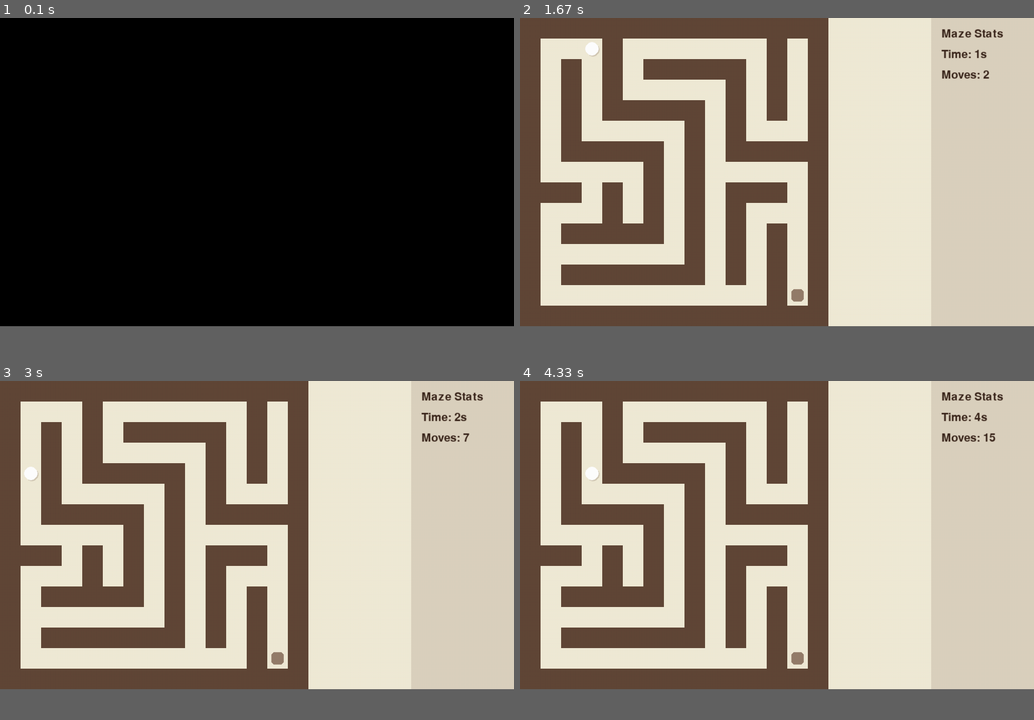
Above: before the commit, frames 1-4 (two rows, left to right).
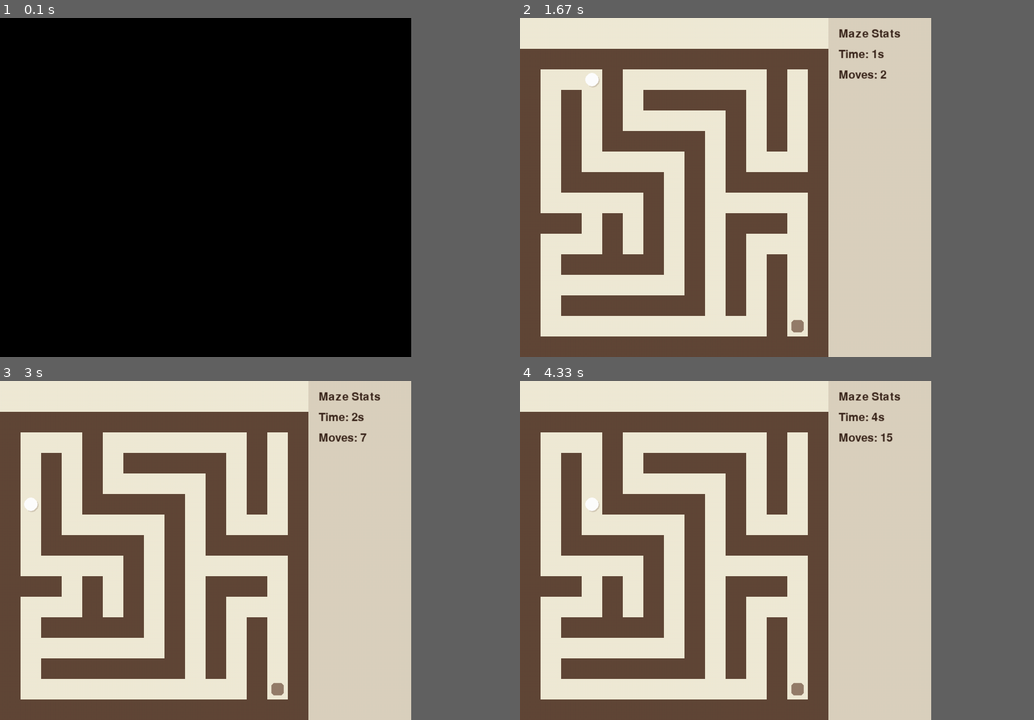
Above: after the commit, the same moments.

Repository: KapX09/pyGameMaze
Game: pygame game, started from coffeeMaze.py
Two runs of this game, one before a commit and one after it. Both use one fixed random seed, a clock stepped at 60 frames per second and the inputs below.
Inputs:
- Up to frame 1 (0.1 s): no input
- Up to frame 2 (1.67 s): hold Right 0.33-0.8 s
- Up to frame 3 (3 s): hold Left 1.67-2.2 s; hold Down 2.23-2.53 s
- Up to frame 4 (4.33 s): hold Up 3-3.37 s; hold Right 3.4-4.03 s; hold Down from 4.07 s (still down)
In our replay, the window is 900x540 before the commit and 720x594 after it. These sizes can differ from the game's own. Grey fills any space a smaller window leaves; there, only what the larger window draws over its background counts as a difference.

The runs differ from the first frame. In frame 1, only the window size differs. In frame 2, 39% of the frame differs, in the area x 0-94%, y 0-100%; in frame 3, 39%; in frame 4, 39%.

Commit message:
Update coffeeMaze.py
Aligned structure

Diff:
--- a/coffeeMaze.py
+++ b/coffeeMaze.py
@@ -10,11 +10,24 @@
 
 # Tile and grid size
 TILE_SIZE = 40
-GRID_WIDTH, GRID_HEIGHT = 20, 15
-
-# Width includes extra space for sidebar
+GRID_WIDTH, GRID_HEIGHT = 15, 15
+# adding title
+TITLE_HEIGHT = 60  # extra vertical space for title
+
+# # Width includes extra space for sidebar
 WIDTH = GRID_WIDTH * TILE_SIZE + 200
-HEIGHT = GRID_HEIGHT * TILE_SIZE
+# HEIGHT = GRID_HEIGHT * TILE_SIZE # updating height to add title
+HEIGHT = GRID_HEIGHT * TILE_SIZE + TITLE_HEIGHT
+
+
+#to align in a center
+MAZE_WIDTH_PX = GRID_WIDTH * TILE_SIZE
+MAZE_HEIGHT_PX = GRID_HEIGHT * TILE_SIZE
+# Calculate offsets to center maze
+MAZE_OFFSET_X = (WIDTH - 200 - MAZE_WIDTH_PX) // 2  # left space, excluding sidebar
+# MAZE_OFFSET_Y = (HEIGHT - MAZE_HEIGHT_PX) // 2 updating for title
+MAZE_OFFSET_Y = TITLE_HEIGHT + (HEIGHT - TITLE_HEIGHT - MAZE_HEIGHT_PX) // 2
+
 
 # Set up display
 screen = pygame.display.set_mode((WIDTH, HEIGHT))
@@ -27,7 +40,8 @@
 # -----------------------------
 WALL_COLOR = (97, 71, 55)       # espresso brown
 PATH_COLOR = (240, 234, 214)    # light latte cream
-PLAYER_COLOR = (255, 255, 255)  # soft vanilla (light beige)
+# PLAYER_COLOR = (255, 248, 220)  # soft vanilla (light beige)
+PLAYER_COLOR = (255,255,255)
 GOAL_COLOR = (149, 125, 106)    # mocha
 TEXT_COLOR = (60, 40, 30)       # deep coffee
 SIDEBAR_BG = (220, 210, 190)    # muted almond
@@ -70,15 +84,16 @@
     for y, row in enumerate(maze):
         for x, tile in enumerate(row):
             if tile == 'W':
-                pygame.draw.rect(screen, WALL_COLOR, (x * TILE_SIZE, y * TILE_SIZE, TILE_SIZE, TILE_SIZE))
+                # pygame.draw.rect(screen, WALL_COLOR, (x * TILE_SIZE, y * TILE_SIZE, TILE_SIZE, TILE_SIZE))
+                pygame.draw.rect(screen,WALL_COLOR,(MAZE_OFFSET_X + x * TILE_SIZE, MAZE_OFFSET_Y + y * TILE_SIZE,TILE_SIZE,TILE_SIZE),border_radius=1)#to align centre
 
 
 def draw_player(x, y):
     '''
     Draws the player as a glowing circle (drop shadow).
     '''
-    center_x = x * TILE_SIZE + TILE_SIZE // 2
-    center_y = y * TILE_SIZE + TILE_SIZE // 2
+    center_x = MAZE_OFFSET_X + x * TILE_SIZE + TILE_SIZE // 2 # adding offset to align center
+    center_y = MAZE_OFFSET_Y + y * TILE_SIZE + TILE_SIZE // 2
     radius = TILE_SIZE // 3
 
     # Draw subtle shadow (behind player)
@@ -89,17 +104,12 @@
     pygame.draw.circle(screen, PLAYER_COLOR, (center_x, center_y), radius)
 
 
-
 def draw_goal(goal_pos):
     '''
     Draws the goal as a rounded mocha rectangle.
     '''
     pygame.draw.rect(
-        screen,
-        GOAL_COLOR,
-        (goal_pos[0] * TILE_SIZE + 8, goal_pos[1] * TILE_SIZE + 8, TILE_SIZE - 16, TILE_SIZE - 16),
-        border_radius=6
-    )
+        screen, GOAL_COLOR,(MAZE_OFFSET_X + goal_pos[0] * TILE_SIZE + 8, MAZE_OFFSET_Y + goal_pos[1] * TILE_SIZE + 8, TILE_SIZE - 16, TILE_SIZE - 16),border_radius=6)
 
 
 def draw_score(time_sec, moves):
@@ -119,14 +129,42 @@
     screen.blit(move_text, (GRID_WIDTH * TILE_SIZE + 20, 100))
 
 
-def draw_grid():
-    '''
-    Draws subtle grid lines for visual structure.
-    '''
-    for x in range(GRID_WIDTH):
-        pygame.draw.line(screen, GRID_LINE_COLOR, (x * TILE_SIZE, 0), (x * TILE_SIZE, HEIGHT))
-    for y in range(GRID_HEIGHT):
-        pygame.draw.line(screen, GRID_LINE_COLOR, (0, y * TILE_SIZE), (GRID_WIDTH * TILE_SIZE, y * TILE_SIZE))
+def draw_title():
+    '''
+    Draw the game title "MazeGame" at the top center above the game
+    '''
+    # Header background strip
+    pygame.draw.rect(screen, SIDEBAR_BG, (0, 0, WIDTH, TITLE_HEIGHT))
+
+    # Use global font or define a fallback if needed
+    try:
+        title_font = pygame.font.SysFont('Arial', 48, bold=True)
+    except:
+        title_font = pygame.font.Font(None, 48)
+
+    # Render the title
+    title_surface = title_font.render("MazeGame", True, TEXT_COLOR)
+
+    # Center the title horizontally
+    center_x = WIDTH // 2 - title_surface.get_width() // 2
+    center_y = TITLE_HEIGHT // 2 - title_surface.get_height() // 2
+
+    screen.blit(title_surface, (center_x, center_y))
+
+
+
+# not using
+# def draw_grid():
+#     '''
+#     Draws subtle grid lines for visual structure.
+#     '''
+#     for x in range(GRID_WIDTH):
+#         pygame.draw.line(screen, GRID_LINE_COLOR, (x * TILE_SIZE, 0), (x * TILE_SIZE, HEIGHT))
+#     for y in range(GRID_HEIGHT):
+#         pygame.draw.line(screen, GRID_LINE_COLOR, (0, y * TILE_SIZE), (GRID_WIDTH * TILE_SIZE, y * TILE_SIZE))
+
+
+
 
 # -----------------------------
 # End Screen Function
@@ -237,6 +275,8 @@
             return show_end_screen("You Win!", elapsed_time, move_count)
 
         # Drawing everything
+        screen.fill(PATH_COLOR)
+        draw_title() # to draw top title bar
         draw_maze()
         draw_goal(GOAL_POS)
         draw_player(player_x, player_y)
